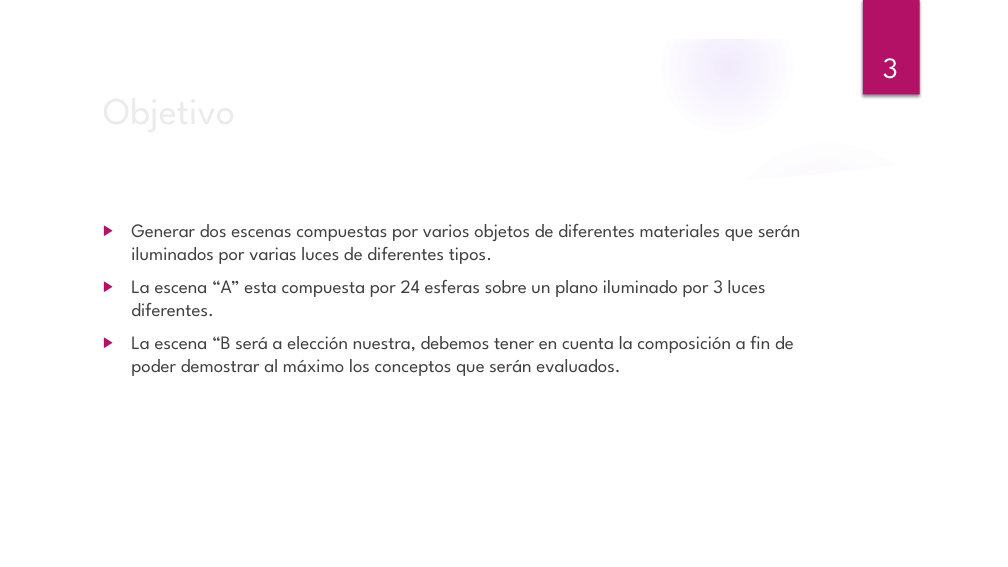
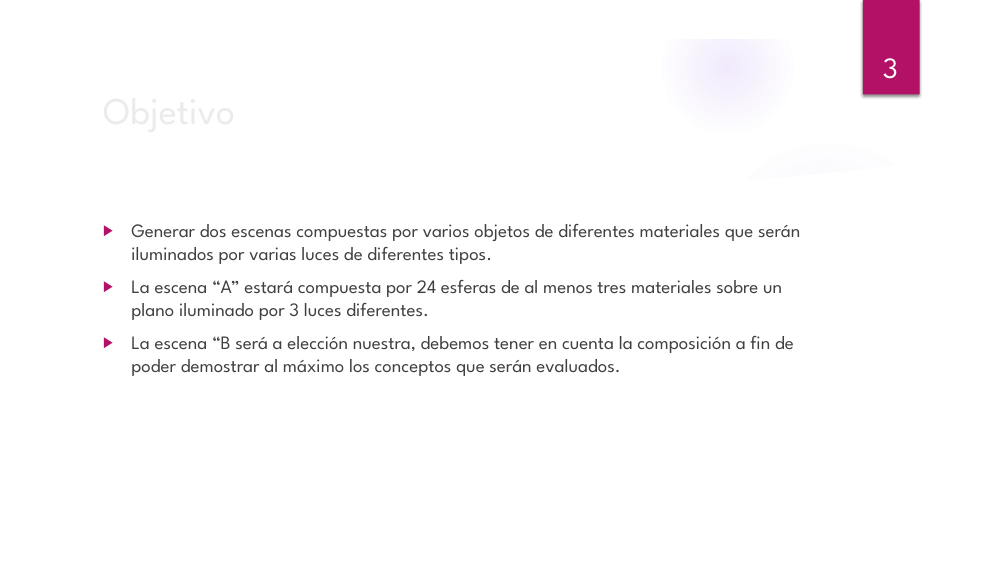
Before and after one commit to nlandau91/CG2019, a slide deck: slide 3 of Proyecto2/Presentacion Proyecto 2.pptx. Drawn at 1008x567 pixels with LibreOffice and Linux fonts; fonts in the diff are those of the drawing; background and template pictures are left out. Boxes give left, top, right and bottom in pixels: in the first picture for what was removed or moved away, otherwise in the second. Text is boxed around its words. In the diff, an @@ line names an element or a change of style, - is before the commit and + after.

```diff
--- a/Proyecto2/Presentacion Proyecto 2.pptx
+++ b/Proyecto2/Presentacion Proyecto 2.pptx
@@ text at [131, 280, 782, 320]: text changed @@
-▶ La escena “A” esta compuesta por 24 esferas sobre un plano iluminado por 3 luces diferentes.
+▶ La escena “A” estará compuesta por 24 esferas de al menos tres materiales sobre un plano iluminado por 3 luces diferentes.
```
Also in this commit, not shown: 3 other slides changed, 1 slide added.
